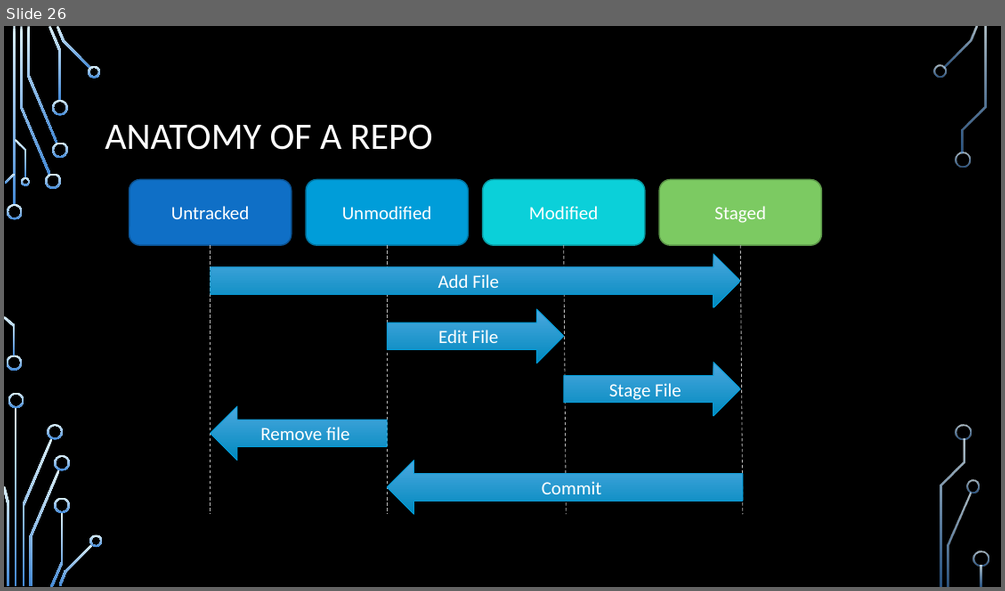
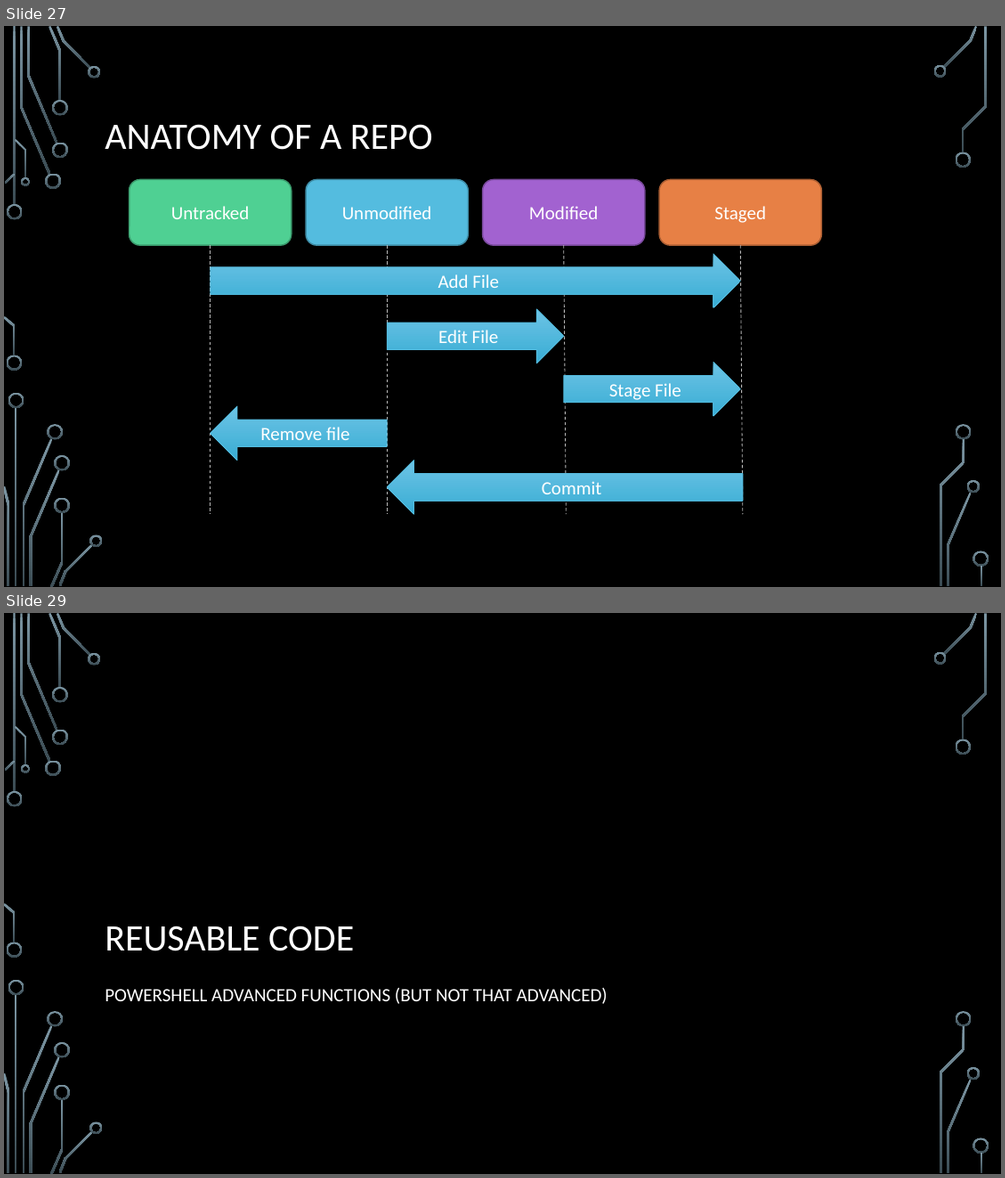
Before and after one commit to ryandcoates/code4sysadmins, a slide deck: Coding for System Administrators.pptx. Shown one above the other, each under a label of ours: slide 26 before the commit, slides 27 and 29 after it; the slides between them are not shown. The pictures are 1005x591 and 1005x1178 pixels, drawn with LibreOffice and Linux fonts; fonts in the diff are those of the drawing; background and template pictures are left out. Boxes give left, top, right and bottom in pixels: in the first picture for what was removed or moved away, otherwise in the second. Text is boxed around its words. In the diff, an @@ line names an element or a change of style, - is before the commit and + after.

```diff
--- a/Coding for System Administrators.pptx
+++ b/Coding for System Administrators.pptx
@@ slide 29 added at (4, 613, 1001, 1174), background picture (left out); not listed: 36 template elements that a slide beside it also shows @@
@@ title added at (105, 925, 354, 951), 36 pt, text #FFFFFF @@
+REUSABLE CODE
@@ text added at (105, 988, 607, 1004), 18 pt, text #FFFFFF @@
+POWERSHELL ADVANCED FUNCTIONS (BUT NOT THAT ADVANCED)
@@ what was slide 26 is now slide 27 @@
@@ slide 27 changed as well @@
@@ fill gradient #DBEFF9 to #448AD7 to gradient #7C96A3 to #3B4C54 in 36 elements at (7, 204, 23, 220), (7, 355, 22, 370), (20, 27, 50, 175), (45, 174, 61, 189), (27, 27, 57, 143), (48, 26, 62, 101), (52, 142, 67, 158), (52, 100, 67, 116), (57, 26, 90, 70), (88, 66, 101, 78), (5, 174, 16, 184), (4, 316, 16, 356), (15, 139, 26, 178), (20, 177, 30, 186), (16, 408, 17, 586), (22, 438, 52, 585), (8, 393, 24, 408), (4, 486, 9, 585), (48, 424, 63, 440), (30, 469, 60, 586), (50, 512, 63, 587), (54, 455, 70, 471), (54, 497, 70, 513), (58, 543, 93, 586), (90, 534, 103, 547), (943, 26, 978, 68), (933, 65, 947, 78), (955, 151, 971, 168), (947, 491, 971, 586), (967, 480, 979, 492), (962, 27, 987, 153), (956, 424, 971, 440), (939, 439, 965, 586), (973, 551, 989, 566), (980, 565, 983, 586), (13, 27, 16, 206) @@
@@ rounded rectangle "Untracked" at (129, 179, 291, 245): fill #0F6FC6 to #4FD093; outline #0B5292 1.25 pt to #3A9A6D 1.25 pt @@
@@ rounded rectangle "Unmodified" at (306, 179, 469, 245): fill #009DD9 to #54BCDF; outline #0074A1 1.25 pt to #3E8BA5 1.25 pt @@
@@ rounded rectangle "Modified" at (483, 179, 645, 245): fill #0BD0D9 to #A262D0; outline #089AA1 1.25 pt to #78499A 1.25 pt @@
@@ rounded rectangle "Staged" at (659, 179, 821, 245): fill #7CCA62 to #E78045; outline #5C9549 1.25 pt to #AB5F33 1.25 pt @@
@@ fill gradient #4CA8E0 to #008ABE to gradient #6DC5E5 to #39ADD5; outline #009DD9 0.75 pt to #54BCDF 0.75 pt in 5 elements at (210, 254, 741, 308), (387, 309, 563, 363), (564, 362, 741, 416), (210, 406, 387, 459), (387, 459, 743, 514) @@
```
Also in this commit, not shown: 26 other slides changed, 2 other slides added.
